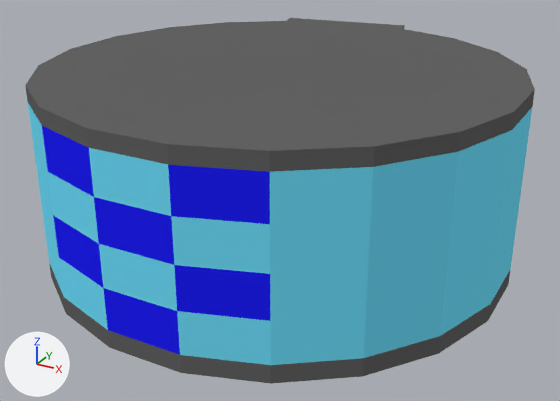
An edit to the Blender file Assets/Omicron/Models/CAVE2.ScreenMask.blend, drawn before and after from the same camera.
The view is the same before and after, from a 50 mm lens placed at (5.24, -9.25, 5.44), pointed at (0.22, -0.12, 0.88). Every picture has the same lights, and +X, +Y and +Z are marked at lower left.

Names of what the first picture shows: 'CAVE2-Screen', 'CAVE2-ScreenMask'.
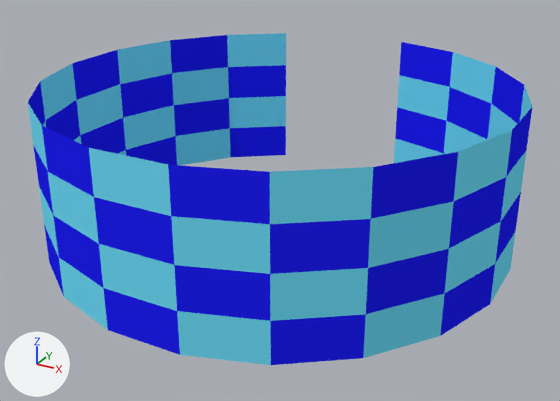
Where the change shows, as pixel boxes [x1, y1, x2, y2] in the pictures (560 x 401 px):
```json
{"object": "CAVE2-ScreenMask", "change": "hidden", "before": [25, 18, 535, 384]}
{"part": 1, "of": "me_cave2_screen", "change": "recoloured", "before": [33, 108, 532, 365], "after": [33, 108, 532, 365], "on screen": "cyan to blue"}
```

Edits to the scene script, one JSON object a line:
```json
{"block": "me_cave2_screen", "where": "me_cave2_screen.from_pydata(...)  # 95 vertices, 72 faces; spans x -3.18..3.48, y -3.31..3.34, z 0.28..2.6"}
{"block": "me_cave2_screen", "where": "# used by ob_cave2_screen; location = (0.0, 0.0, 0.0)"}
{"block": "me_cave2_screen", "change": "me_cave2_screen part 1: 30 of the faces centred in x -3.18..3.48, y -2.68..3.18, z 0.57..2.31 switch from mat_screen (cyan #71e3ff) to mat_cave2_posz (blue #2121ff)"}
{"op": "add", "block": "ob_cave2_screenmask", "code": "ob_cave2_screenmask.hide_set(True)  # its collection is switched off"}
```
